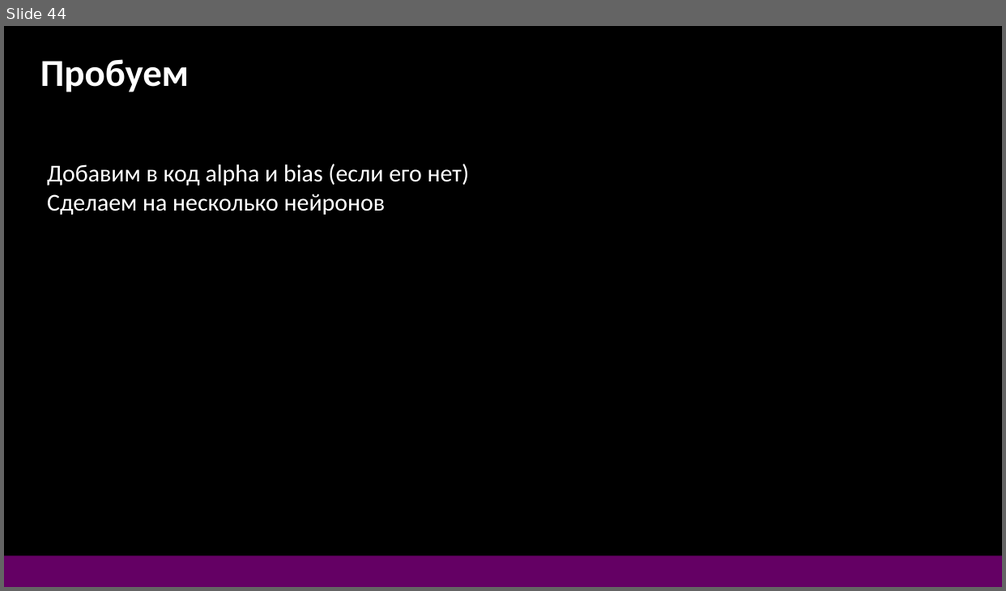
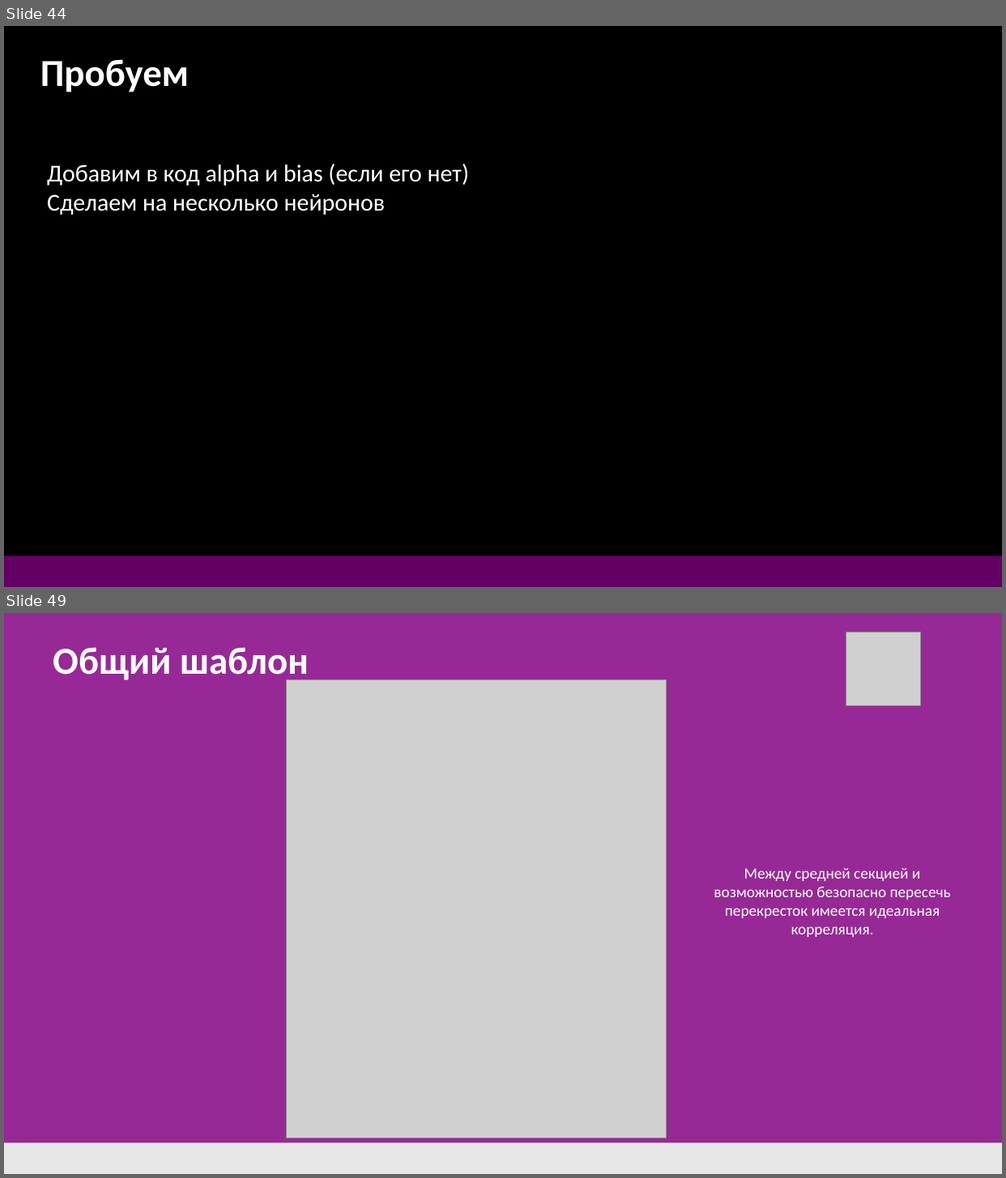
Before and after one commit to DonRobot-all/ML, a slide deck: 1. ML first 28.pptx. Shown one above the other, each under a label of ours: slide 44 before the commit, slides 44 and 49 after it; the slides between them are not shown. The pictures are 1006x591 and 1006x1178 pixels, drawn with LibreOffice and Linux fonts; fonts in the diff are those of the drawing; grey boxes stand for pictures. Boxes give left, top, right and bottom in pixels: in the first picture for what was removed or moved away, otherwise in the second. Text is boxed around its words. In the diff, an @@ line names an element or a change of style, - is before the commit and + after.

```diff
--- a/1. ML first 28.pptx
+++ b/1. ML first 28.pptx
@@ slide 49 added at (4, 613, 1002, 1174), background #972996 @@
@@ picture added at (846, 632, 921, 705) @@
@@ text added at (53, 647, 309, 683), 44 pt, text #FFFFFF, bold @@
+Общий шаблон
@@ picture added at (286, 679, 666, 1138) @@
@@ text added at (714, 868, 951, 937), 18 pt, text #FFFFFF @@
+Между средней секцией и возможностью безопасно пересечь перекресток имеется идеальная корреляция.
@@ rectangle added at (4, 1143, 1002, 1174), fill #E6E6E6 @@
```
Also in this commit, not shown: 7 other slides added, 3 other files.
